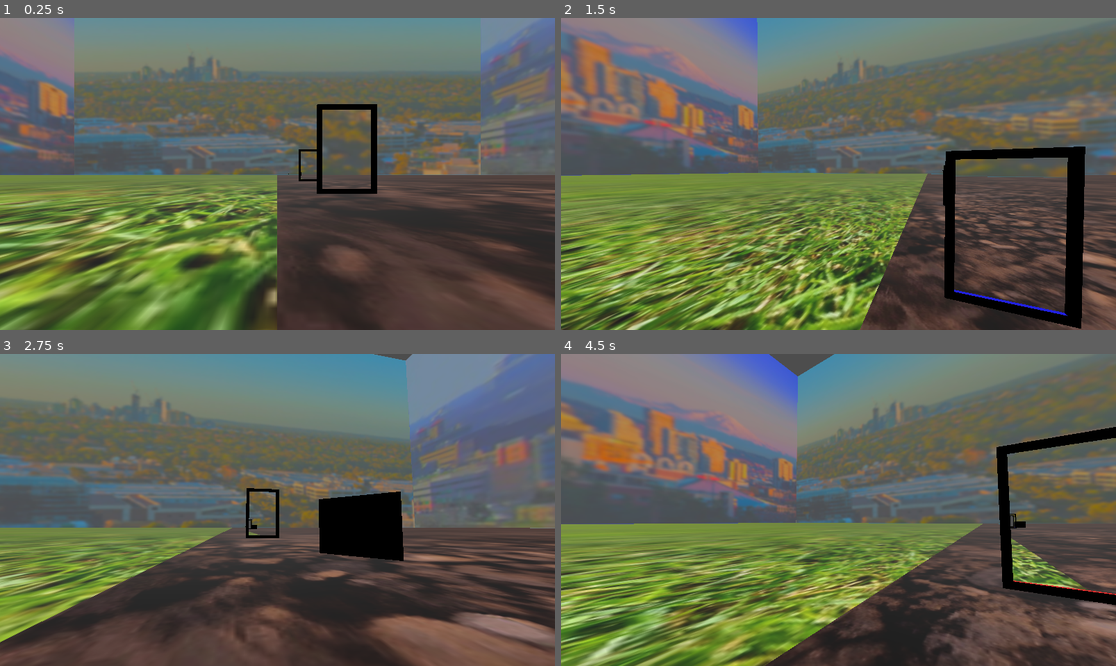
Above: before the commit, frames 1-4 (two rows, left to right).
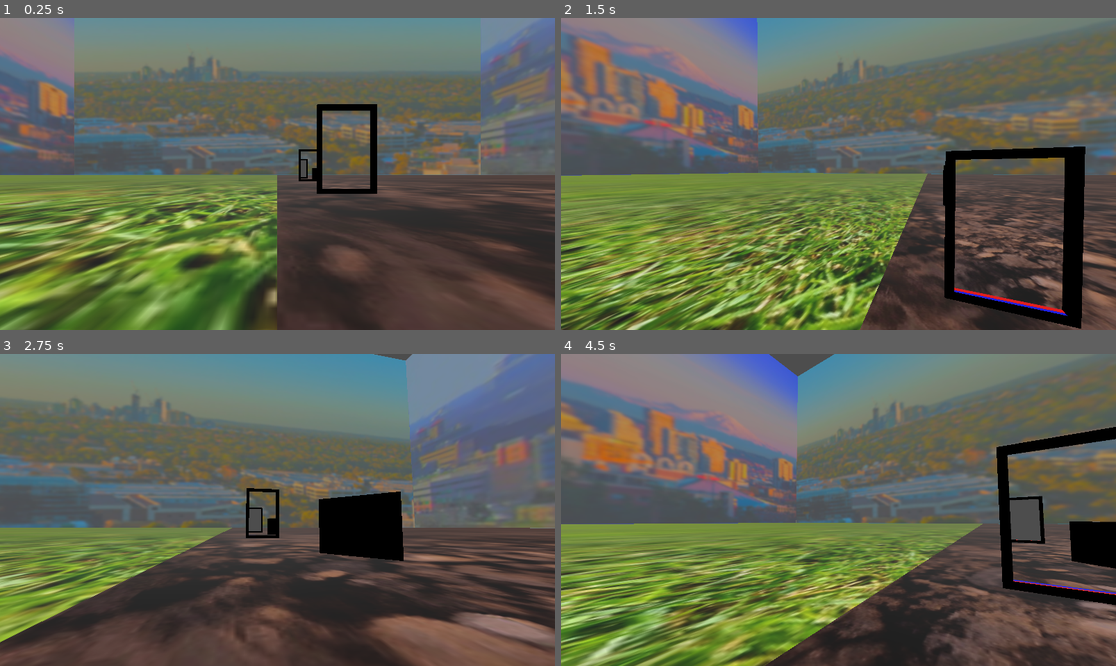
Above: after the commit, the same moments.

Repository: Terrence-Holmes/Hole-In-One
Game: Godot game, scene res://Assets/Rooms/rm_test_1.tscn
Same seed, same stepped clock (60 frames per second), same inputs: the game is played once before the commit and once after it. The project has no main scene, so this scene is started directly.
Inputs (mouse positions are in pixels of both pictures, inside the frame that each line leads up to):
- Up to frame 1 (0.25 s): no input
- Up to frame 2 (1.5 s): tap Enter at 0.5 s; move the mouse to (866, 174) at 0.52 s; hold Up (Up) from 0.53 s (still down); click (866, 174) at 0.6 s; move the mouse to (810, 174) at 1.27 s; tap Space (Select) at 1.35 s
- Up to frame 3 (2.75 s): keep holding Up (Up); move the mouse to (288, 503) at 2.02 s; click (288, 503) at 2.1 s
- Up to frame 4 (4.5 s): keep holding Up (Up); move the mouse to (832, 516) at 2.77 s; tap Space (Select) at 2.85, 4.35 s; move the mouse to (877, 513) at 3.52 s; click (877, 513) at 3.6 s; move the mouse to (794, 506) at 4.27 s

The runs differ from the first frame. In frame 1, 1.2% of the frame differs, in the area x 51-67%, y 29-55%; in frame 2, 4.2%; in frame 3, 0.4%; in frame 4, 5.5%, in the area x 80-100%, y 26-77%.
Error before the commit: Invalid call. Nonexistent function 'update_camera' in base 'Camera3D'. (res://Assets/Props/Scripts/Portal.gd:107)

Commit message:
Fixed weird issues

Diff:
--- a/Assets/Props/Scenes/portal.tscn
+++ b/Assets/Props/Scenes/portal.tscn
@@ -1,22 +1,17 @@
-[gd_scene load_steps=10 format=3 uid="uid://beow8twmmfq07"]
+[gd_scene load_steps=8 format=3 uid="uid://beow8twmmfq07"]
 
 [ext_resource type="Script" path="res://Assets/Props/Scripts/Portal.gd" id="1_f0wwu"]
 [ext_resource type="Shader" path="res://Assets/Props/Shaders/portal_shader.gdshader" id="2_yoev6"]
 [ext_resource type="Script" path="res://EditorTools/Scripts/PortalEditor.gd" id="3_fe5n2"]
 
-[sub_resource type="ViewportTexture" id="ViewportTexture_skea1"]
+[sub_resource type="ViewportTexture" id="ViewportTexture_r6ok2"]
 viewport_path = NodePath("CameraViewport")
 
-[sub_resource type="ShaderMaterial" id="ShaderMaterial_ff2xj"]
+[sub_resource type="ShaderMaterial" id="ShaderMaterial_s4ld5"]
 resource_local_to_scene = true
 render_priority = 0
 shader = ExtResource("2_yoev6")
-shader_parameter/texture_albedo = SubResource("ViewportTexture_skea1")
-
-[sub_resource type="PrismMesh" id="PrismMesh_dor0r"]
-size = Vector3(0.5, 0.5, 0.5)
-
-[sub_resource type="ViewportTexture" id="ViewportTexture_bvku7"]
+shader_parameter/texture_albedo = SubResource("ViewportTexture_r6ok2")
 
 [sub_resource type="BoxShape3D" id="BoxShape3D_v4s2d"]
 size = Vector3(1.2, 2.2, 2)
@@ -28,9 +23,8 @@
 script = ExtResource("1_f0wwu")
 
 [node name="CameraView" type="CSGBox3D" parent="."]
-extra_cull_margin = 0.5
-size = Vector3(1, 2, 1)
-material = SubResource("ShaderMaterial_ff2xj")
+size = Vector3(1.2, 2, 0.1)
+material = SubResource("ShaderMaterial_s4ld5")
 
 [node name="CameraViewport" type="SubViewport" parent="."]
 handle_input_locally = false
@@ -39,15 +33,6 @@
 
 [node name="Camera" type="Camera3D" parent="CameraViewport"]
 cull_mask = 1048569
-
-[node name="MeshInstance3D" type="MeshInstance3D" parent="CameraViewport/Camera"]
-transform = Transform3D(1, 0, 0, 0, -4.37114e-08, -1, 0, 1, -4.37114e-08, 0, 0, 0)
-mesh = SubResource("PrismMesh_dor0r")
-
-[node name="CameraView2" type="Sprite3D" parent="."]
-transform = Transform3D(1, 0, 0, 0, 1, 0, 0, 0, 1, 0, 0, 0.501)
-visible = false
-texture = SubResource("ViewportTexture_bvku7")
 
 [node name="Editor" type="Node3D" parent="."]
 script = ExtResource("3_fe5n2")
--- a/Assets/Props/Scenes/portal_spawner.tscn
+++ b/Assets/Props/Scenes/portal_spawner.tscn
@@ -1,36 +1,26 @@
-[gd_scene load_steps=12 format=3 uid="uid://cvr06f1ktu135"]
+[gd_scene load_steps=8 format=3 uid="uid://cvr06f1ktu135"]
 
 [ext_resource type="PackedScene" uid="uid://beow8twmmfq07" path="res://Assets/Props/Scenes/portal.tscn" id="1_qv77c"]
 [ext_resource type="Script" path="res://Assets/Props/Scripts/PortalSpawner.gd" id="1_vfyow"]
 [ext_resource type="Shader" path="res://Assets/Props/Shaders/portal_shader.gdshader" id="3_ocxy0"]
 
-[sub_resource type="ViewportTexture" id="ViewportTexture_7klyg"]
-viewport_path = NodePath("CameraViewport")
+[sub_resource type="ViewportTexture" id="ViewportTexture_qup7f"]
+viewport_path = NodePath("Portal1/CameraViewport")
 
-[sub_resource type="ShaderMaterial" id="ShaderMaterial_wdv0f"]
+[sub_resource type="ShaderMaterial" id="ShaderMaterial_sqhe0"]
 resource_local_to_scene = true
 render_priority = 0
 shader = ExtResource("3_ocxy0")
-shader_parameter/texture_albedo = SubResource("ViewportTexture_7klyg")
+shader_parameter/texture_albedo = SubResource("ViewportTexture_qup7f")
 
-[sub_resource type="StandardMaterial3D" id="StandardMaterial3D_dok5f"]
-albedo_color = Color(1, 0, 0, 1)
-
-[sub_resource type="ViewportTexture" id="ViewportTexture_8eh5u"]
-
-[sub_resource type="ViewportTexture" id="ViewportTexture_k8cgg"]
+[sub_resource type="ViewportTexture" id="ViewportTexture_l6b86"]
 viewport_path = NodePath("CameraViewport")
 
-[sub_resource type="ShaderMaterial" id="ShaderMaterial_yo7v6"]
+[sub_resource type="ShaderMaterial" id="ShaderMaterial_orw0v"]
 resource_local_to_scene = true
 render_priority = 0
 shader = ExtResource("3_ocxy0")
-shader_parameter/texture_albedo = SubResource("ViewportTexture_k8cgg")
-
-[sub_resource type="StandardMaterial3D" id="StandardMaterial3D_uo8e1"]
-albedo_color = Color(0, 0, 1, 1)
-
-[sub_resource type="ViewportTexture" id="ViewportTexture_ydro5"]
+shader_parameter/texture_albedo = SubResource("ViewportTexture_l6b86")
 
 [node name="PortalSpawner" type="Node3D"]
 script = ExtResource("1_vfyow")
@@ -40,7 +30,8 @@
 
 [node name="CameraView" parent="Portal1" index="0"]
 layers = 2
-material = SubResource("ShaderMaterial_wdv0f")
+size = Vector3(1, 2, 0.1)
+material = SubResource("ShaderMaterial_sqhe0")
 
 [node name="CameraViewport" parent="Portal1" index="1"]
 size = Vector2i(512, 512)
@@ -48,18 +39,13 @@
 [node name="Camera" parent="Portal1/CameraViewport" index="0"]
 cull_mask = 1048571
 
-[node name="MeshInstance3D" parent="Portal1/CameraViewport/Camera" index="0"]
-surface_material_override/0 = SubResource("StandardMaterial3D_dok5f")
-
-[node name="CameraView2" parent="Portal1" index="2"]
-texture = SubResource("ViewportTexture_8eh5u")
-
 [node name="Portal2" parent="." node_paths=PackedStringArray("otherPortal") instance=ExtResource("1_qv77c")]
 otherPortal = NodePath("../Portal1")
 
 [node name="CameraView" parent="Portal2" index="0"]
 layers = 4
-material = SubResource("ShaderMaterial_yo7v6")
+size = Vector3(1, 2, 0.1)
+material = SubResource("ShaderMaterial_orw0v")
 
 [node name="CameraViewport" parent="Portal2" index="1"]
 size = Vector2i(512, 512)
@@ -67,11 +53,5 @@
 [node name="Camera" parent="Portal2/CameraViewport" index="0"]
 cull_mask = 1048573
 
-[node name="MeshInstance3D" parent="Portal2/CameraViewport/Camera" index="0"]
-surface_material_override/0 = SubResource("StandardMaterial3D_uo8e1")
-
-[node name="CameraView2" parent="Portal2" index="2"]
-texture = SubResource("ViewportTexture_ydro5")
-
 [editable path="Portal1"]
 [editable path="Portal2"]
--- a/Assets/Props/Scripts/Portal.gd
+++ b/Assets/Props/Scripts/Portal.gd
@@ -64,8 +64,8 @@
 		return
 
 
-	_set_recursive_camera_transform(mainCamera)
-	#_set_nonrecursive_camera_transform(mainCamera)
+	#_set_recursive_camera_transform(mainCamera)
+	_set_nonrecursive_camera_transform(mainCamera)
 
 	camera.fov = mainCamera.fov #Match the main camera's FOV just in case I decide to change that later
 	viewport.size = get_viewport().get_visible_rect().size
@@ -104,7 +104,6 @@
 
 	for i in range(cameraTransforms.size()):
 		camera.global_transform = cameraTransforms[i]
-		camera.update_camera()
 	#
 	##Set portal camera's transform
 	#camera.global_transform = cameraTransforms[recursionCounter]
--- a/Assets/Props/Shaders/old_portal_shader.gdshader
+++ /dev/null
@@ -1,9 +0,0 @@
-shader_type spatial;
-render_mode unshaded, cull_disabled;
-uniform sampler2D texture_albedo : source_color;
-
-void fragment() {
-	vec2 base_uv = SCREEN_UV;
-	vec4 albedo_tex = texture(texture_albedo,base_uv);
-	ALBEDO = albedo_tex.rgb;
-}
--- a/Assets/Rooms/rm_test_1.tscn
+++ b/Assets/Rooms/rm_test_1.tscn
@@ -56,48 +56,26 @@
 shading_mode = 0
 albedo_texture = ExtResource("6_738j8")
 
-[sub_resource type="ViewportTexture" id="ViewportTexture_tnpqa"]
+[sub_resource type="ViewportTexture" id="ViewportTexture_lc8yv"]
 viewport_path = NodePath("PortalSpawner/Portal1/CameraViewport")
 
-[sub_resource type="ShaderMaterial" id="ShaderMaterial_ahtot"]
+[sub_resource type="ShaderMaterial" id="ShaderMaterial_0jaar"]
 resource_local_to_scene = true
 render_priority = 0
 shader = ExtResource("7_hpofo")
-shader_parameter/texture_albedo = SubResource("ViewportTexture_tnpqa")
-
-[sub_resource type="ViewportTexture" id="ViewportTexture_csl2y"]
-viewport_path = NodePath("PortalSpawner/Portal1/CameraViewport")
-
-[sub_resource type="ShaderMaterial" id="ShaderMaterial_mw72m"]
+shader_parameter/texture_albedo = SubResource("ViewportTexture_lc8yv")
+
+[sub_resource type="BoxShape3D" id="BoxShape3D_7p0mn"]
+size = Vector3(5.2, 8.2, 2)
+
+[sub_resource type="ViewportTexture" id="ViewportTexture_5qwdk"]
+viewport_path = NodePath("PortalSpawner/Portal2/CameraViewport")
+
+[sub_resource type="ShaderMaterial" id="ShaderMaterial_cmdqo"]
 resource_local_to_scene = true
 render_priority = 0
 shader = ExtResource("7_hpofo")
-shader_parameter/texture_albedo = SubResource("ViewportTexture_csl2y")
-
-[sub_resource type="ViewportTexture" id="ViewportTexture_b04pc"]
-
-[sub_resource type="BoxShape3D" id="BoxShape3D_7p0mn"]
-size = Vector3(5.2, 8.2, 2)
-
-[sub_resource type="ViewportTexture" id="ViewportTexture_gfic5"]
-viewport_path = NodePath("PortalSpawner/Portal2/CameraViewport")
-
-[sub_resource type="ShaderMaterial" id="ShaderMaterial_ss3fj"]
-resource_local_to_scene = true
-render_priority = 0
-shader = ExtResource("7_hpofo")
-shader_parameter/texture_albedo = SubResource("ViewportTexture_gfic5")
-
-[sub_resource type="ViewportTexture" id="ViewportTexture_41sbh"]
-viewport_path = NodePath("PortalSpawner/Portal2/CameraViewport")
-
-[sub_resource type="ShaderMaterial" id="ShaderMaterial_gsffc"]
-resource_local_to_scene = true
-render_priority = 0
-shader = ExtResource("7_hpofo")
-shader_parameter/texture_albedo = SubResource("ViewportTexture_41sbh")
-
-[sub_resource type="ViewportTexture" id="ViewportTexture_6cknq"]
+shader_parameter/texture_albedo = SubResource("ViewportTexture_5qwdk")
 
 [sub_resource type="BoxShape3D" id="BoxShape3D_r5lt3"]
 size = Vector3(5.2, 8.2, 2)
@@ -203,12 +181,8 @@
 size = Vector2(5, 8)
 
 [node name="CameraView" parent="PortalSpawner/Portal1" index="0"]
-material_override = SubResource("ShaderMaterial_ahtot")
-size = Vector3(5, 8, 0.01)
-material = SubResource("ShaderMaterial_mw72m")
-
-[node name="CameraView2" parent="PortalSpawner/Portal1" index="2"]
-texture = SubResource("ViewportTexture_b04pc")
+size = Vector3(5, 8, 0.1)
+material = SubResource("ShaderMaterial_0jaar")
 
 [node name="CollisionShape" parent="PortalSpawner/Portal1/PassHitbox" index="0"]
 shape = SubResource("BoxShape3D_7p0mn")
@@ -218,14 +192,10 @@
 size = Vector2(5, 8)
 
 [node name="CameraView" parent="PortalSpawner/Portal2" index="0"]
-material_override = SubResource("ShaderMaterial_ss3fj")
-size = Vector3(5, 8, 0.01)
-material = SubResource("ShaderMaterial_gsffc")
-
-[node name="CameraView2" parent="PortalSpawner/Portal2" index="2"]
-texture = SubResource("ViewportTexture_6cknq")
-
-[node name="PassHitbox" parent="PortalSpawner/Portal2" index="4"]
+size = Vector3(5, 8, 0.1)
+material = SubResource("ShaderMaterial_cmdqo")
+
+[node name="PassHitbox" parent="PortalSpawner/Portal2" index="3"]
 visible = false
 
 [node name="CollisionShape" parent="PortalSpawner/Portal2/PassHitbox" index="0"]
Not shown: 1 places in Assets/Rooms/rm_test_1.tscn that only renumber resources
